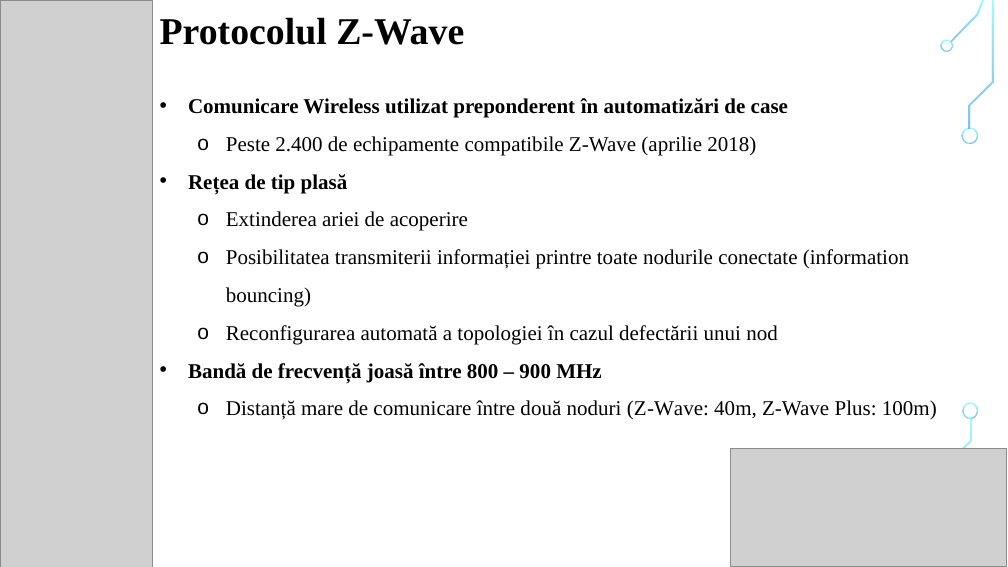
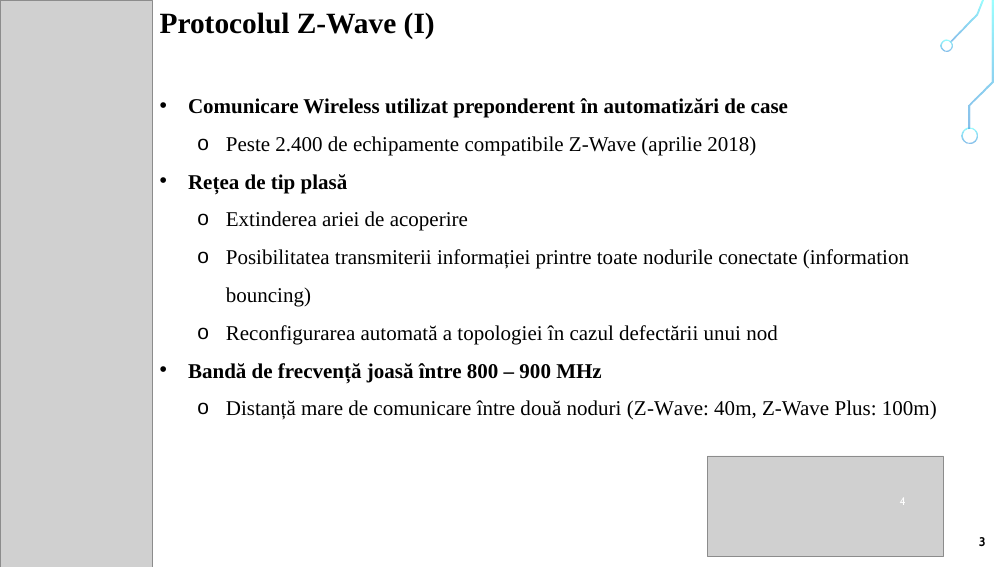
Before and after one commit to liviubrinza/alice, a slide deck: slide 4 of documentation/Prezentare.pptx. Drawn at 1008x567 pixels with LibreOffice and Linux fonts; fonts in the diff are those of the drawing; grey boxes stand for pictures; background and template pictures are left out. Boxes give left, top, right and bottom in pixels: in the first picture for what was removed or moved away, otherwise in the second. Text is boxed around its words. In the diff, an @@ line names an element or a change of style, - is before the commit and + after.

```diff
--- a/documentation/Prezentare.pptx
+++ b/documentation/Prezentare.pptx
@@ text at (160,12,435,39): text changed; size 36 to 28 pt @@
-Protocolul Z-Wave
+Protocolul Z-Wave (I)
@@ rectangle added at (944,388,997,567), fill #FFFFFF @@
@@ freeform shape removed at (963,402,979,418) @@
@@ picture: place and size @@
-picture at (731,448,1007,566)
+picture at (708,456,944,557)
@@ page number added at (900,498,906,505), 10.5 pt, text #FFFFFF @@
+4
@@ text added at (979,537,986,546), 12 pt, text #000000, bold @@
+3
```
Also in this commit, not shown: 13 other slides changed, 1 slide removed.
